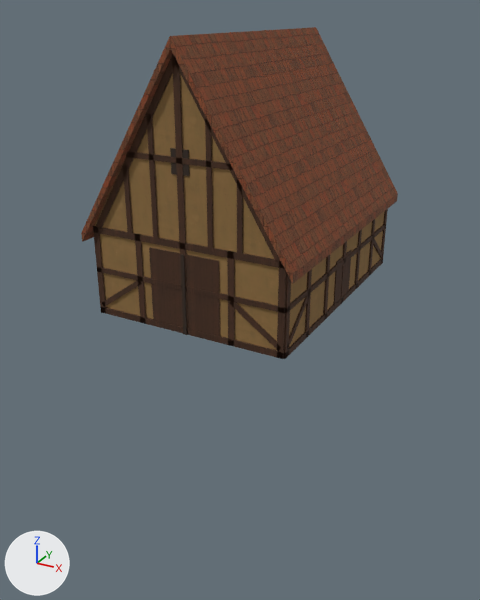
Before and after pictures for a commit that changed the glTF model assets/map3d_houses/barn.glb.
One viewpoint serves both versions: a 50 mm lens placed at (21.7, -41.7, 19.4), pointed at (-0.6, -1.1, -1.0). Every picture has the same lights, and +X, +Y and +Z are marked at lower left. The picture after the commit comes second. Vertices at exactly the same position are counted once.

The scene before the commit, as lines of its bpy script (objects in view):
```python
me_barn_018 = bpy.data.meshes.new('barn.018')
me_barn_018.from_pydata(...)  # 506 vertices, 812 faces; spans x -7.6..7.6, y -10.0..10.0, z 0.0..18.0
# faces by material slot: [24, 24, 20, 744]
me_barn_018.materials.append(mat_hh_void)
me_barn_018.materials.append(mat_hh_wall_daub)
me_barn_018.materials.append(mat_hh_roof_brown_grey)
me_barn_018.materials.append(mat_hh_timber)
ob_barn_export = bpy.data.objects.new('barn_export', me_barn_018)
ob_barn_export.location = (0.0, 0.0, 0.0)
```
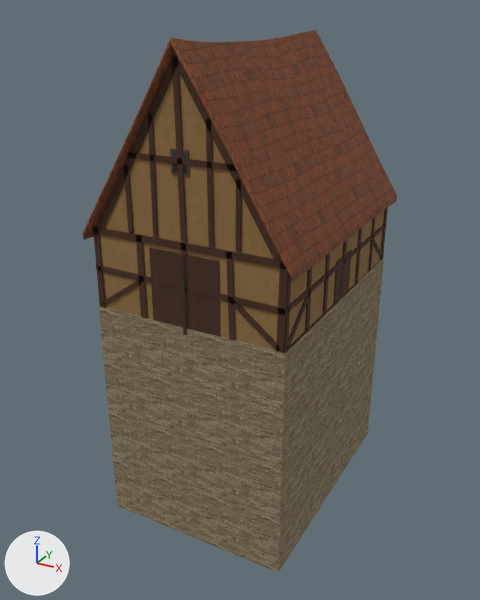
Scene script edits in JSON lines:
```json
{"op": "add", "block": "img_wall_rubble", "code": ["img_wall_rubble = load_image('wall_rubble', '_unpacked/wall_rubble', 1024, 1024, 'sRGB')"]}
{"op": "add", "block": "mat_hh_wall_rubble", "code": ["mat_hh_wall_rubble = bpy.data.materials.new('hh_wall_rubble')", "# uses the picture img_wall_rubble"]}
{"block": "me_barn_018", "where": "# used by ob_barn_export; location = (0.0, 0.0, 0.0)"}
{"op": "remove", "block": "me_barn_018", "code": "me_barn_018.from_pydata(...)  # 506 vertices, 812 faces; spans x -7.6..7.6, y -10.0..10.0, z 0.0..18.0"}
{"op": "add", "block": "me_barn_018", "code": "me_barn_018.from_pydata(...)  # 1032 vertices, 1796 faces; spans x -7.6..7.6, y -10.0..10.0, z -17.0..17.9"}
{"block": "me_barn_018", "change": "me_barn_018 part 1: the loose piece of 8 vertices spanning x -3.6..-3.2, y -9.5..-9.4, z 0.0..6.2 is moved by (0.1, 0.0, 0.0)"}
{"block": "me_barn_018", "change": "me_barn_018 part 2: the loose piece of 8 vertices spanning x 3.2..3.6, y -9.5..-9.4, z 0.0..6.2 is moved by (-3.3, 0.0, 0.0)"}
{"block": "me_barn_018", "change": "me_barn_018 part 3: the loose piece of 8 vertices spanning x -7.0..7.0, y -9.5..-9.4, z 3.0..3.4 is scaled about its middle by (0.999, 1, 1.17), then moved by (0.1, 0.0, 0.0)"}
{"block": "me_barn_018", "change": "me_barn_018 part 4: the loose piece of 8 vertices spanning x -7.1..-6.9, y -9.4..9.4, z 3.0..3.4 is scaled about its middle by (-1, -1.01, 1.23), then moved by (14.0, 0.0, -3.0)"}
{"block": "me_barn_018", "change": "me_barn_018 part 5: a new loose piece, a box spanning x -7.1..7.1, y -9.6..9.6, z -17.0..0.4, in mat_hh_wall_rubble"}
{"block": "me_barn_018", "change": "me_barn_018 part 6: the loose piece of 12 vertices spanning x -7.6..7.6, y -10.0..10.0, z 5.2..18.0 is rebuilt with 410 vertices and now spans x -7.6..7.6, y -10.0..10.0, z 5.2..17.9"}
{"block": "me_barn_018", "change": "me_barn_018 part 7: 155 vertices moved from x -7.1..7.1, y -9.5..9.5, z 0.0..17.0 to x -7.1..7.1, y -9.5..9.5, z -0.1..17.0; 112 vertices removed from x -7.1..7.1, y -9.5..9.5, z 0.0..17.4; 192 vertices added at x -7.1..7.1, y -9.5..9.5, z -0.1..17.0"}
{"block": "me_barn_018", "change": "me_barn_018 part 8: 258 kept faces spanning x -7.1..7.1, y -9.6..9.5, z -0.1..17.0 get new texture (UV) coordinates"}
{"block": "me_barn_018", "change": "other edits to the shape of me_barn_018 do not show in these pictures"}
{"op": "add", "block": "me_barn_018", "code": "me_barn_018.materials.append(mat_hh_wall_rubble)"}
```

Changed parts and their boxes [x1, y1, x2, y2] in the pictures (480 x 600 px; the box of a moved part takes in the faces that stretch with it):
```json
{"object": "barn_export", "change": "reshaped", "before": [81, 27, 398, 359], "after": [83, 30, 397, 573], "on screen": "63% taller"}
{"part": 1, "of": "me_barn_018", "change": "moved or reshaped", "before": [135, 234, 146, 324], "after": [136, 235, 148, 318]}
{"part": 2, "of": "me_barn_018", "change": "moved or reshaped", "before": [227, 251, 235, 346], "after": [181, 242, 189, 329]}
{"part": 3, "of": "me_barn_018", "change": "moved or reshaped", "before": [97, 268, 285, 312], "after": [98, 266, 287, 316]}
{"part": 4, "of": "me_barn_018", "change": "moved or reshaped", "after": [284, 281, 359, 353], "on screen": "not visible before"}
{"part": 5, "of": "me_barn_018", "change": "added", "after": [99, 257, 384, 573], "on screen": "brown"}
{"part": 6, "of": "me_barn_018", "change": "rebuilt", "before": [81, 27, 398, 284], "after": [83, 30, 397, 282]}
{"part": 7, "of": "me_barn_018", "change": "moved or reshaped", "before": [93, 56, 388, 359], "after": [93, 57, 388, 353]}
{"part": 8, "of": "me_barn_018", "change": "surface changed", "before": [101, 55, 375, 348], "after": [101, 55, 375, 348]}
```
